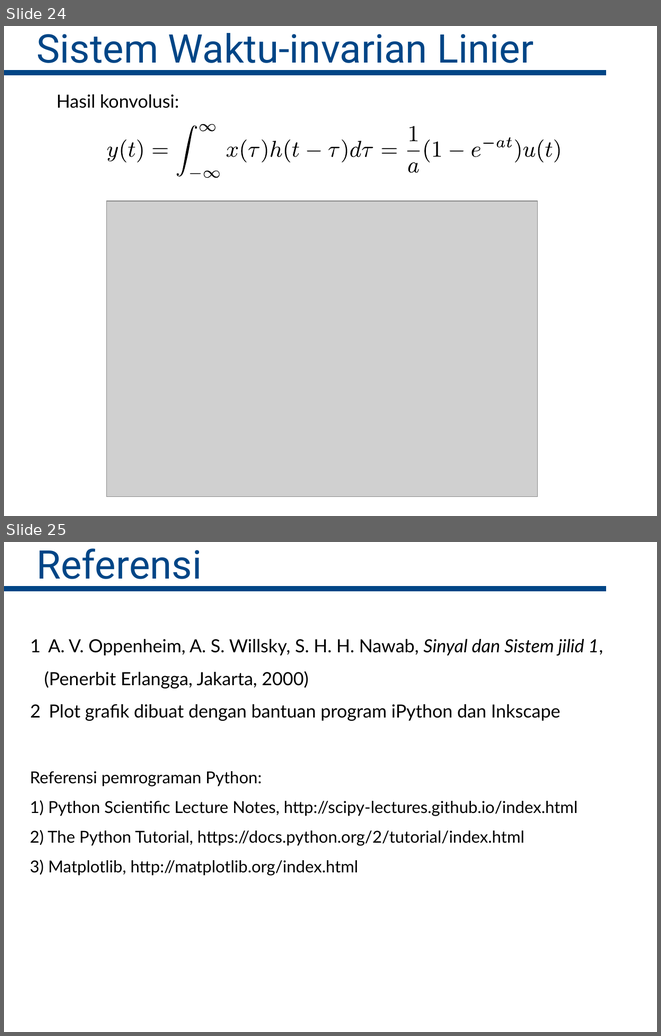
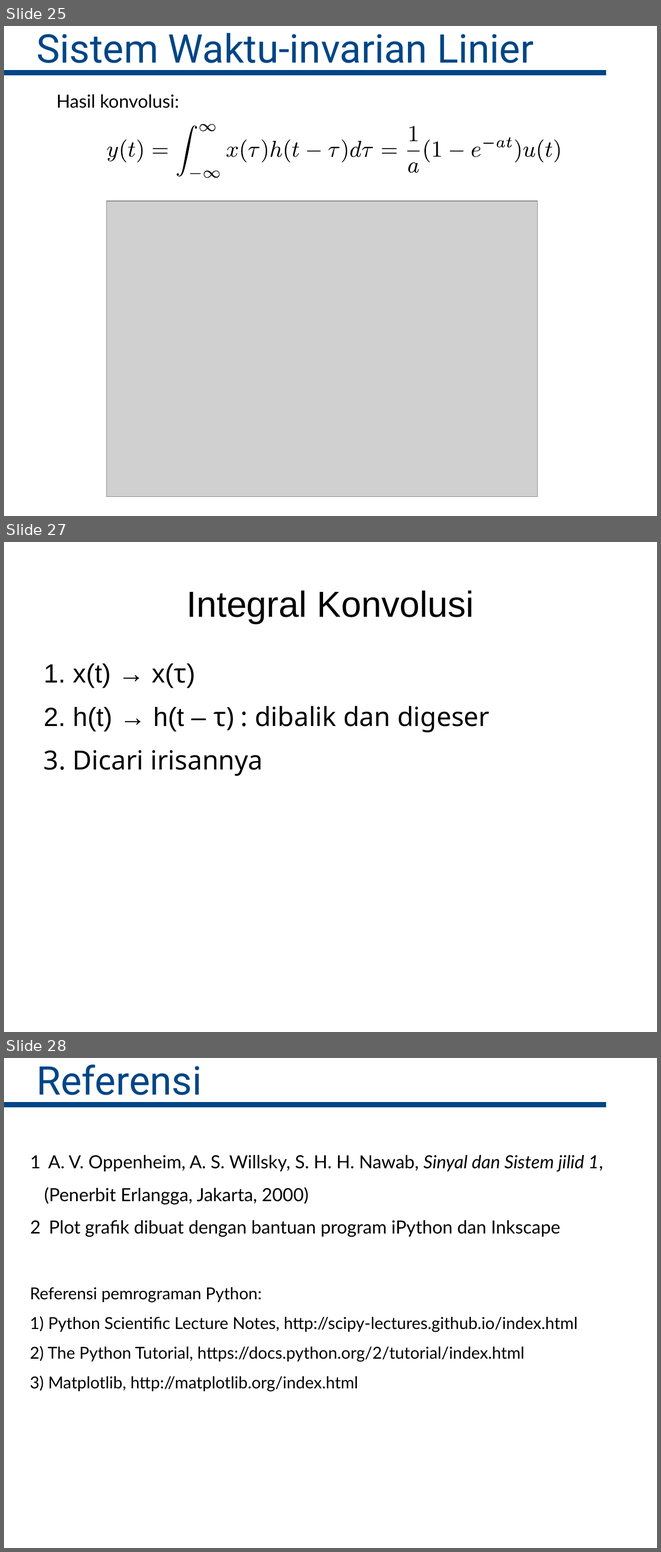
Before and after one commit to bagustris/sinyalsistem, a slide deck: slides/Week3_SinyalSistem.odp. Shown one above the other, each under a label of ours: slides 24 and 25 before the commit, slides 25, 27 and 28 after it; the slides between them are not shown. The pictures are 661x1036 and 661x1552 pixels, drawn with LibreOffice and Linux fonts; fonts in the diff are those of the drawing; grey boxes stand for pictures. Boxes give left, top, right and bottom in pixels: in the first picture for what was removed or moved away, otherwise in the second. Text is boxed around its words. In the diff, an @@ line names an element or a change of style, - is before the commit and + after.

```diff
--- a/slides/Week3_SinyalSistem.odp
+++ b/slides/Week3_SinyalSistem.odp
@@ slide 27 added at <box>4,542,657,1032</box>, background #FFFFFF @@
@@ title added at <box>186,590,474,623</box>, 44 pt, text #000000 @@
+Integral Konvolusi
@@ text added at <box>72,663,489,776</box>, 32 pt, text #000000 @@
+1. x(t) → x(τ)
+2. h(t) → h(t – τ) : dibalik dan digeser
+3. Dicari irisannya
@@ what was slide 24 is now slide 25 @@
@@ what was slide 25 is now slide 28 @@
```
Also in this commit, not shown: 4 slides changed, 2 other slides added, 2 other files.
